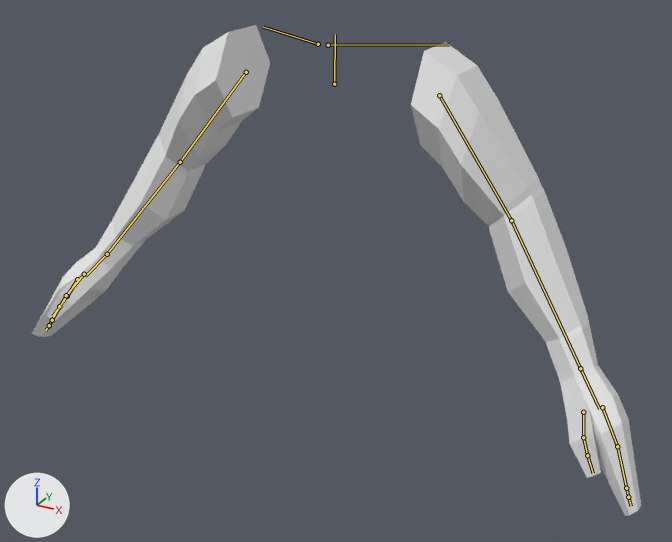
The glTF model Assets/Models/player/arm_rig_prop.glb as it was, and as the next commit left it.
Rendered twice from a camera (50 mm lens) standing at (1.47, -2.66, 1.67) and looking at (0.15, -0.26, 0.47). Every picture has the same lights, and +X, +Y and +Z are marked at lower left. The bones that bend it are drawn over the model as lines.

Names of what the first picture shows: 'arm_rig'.
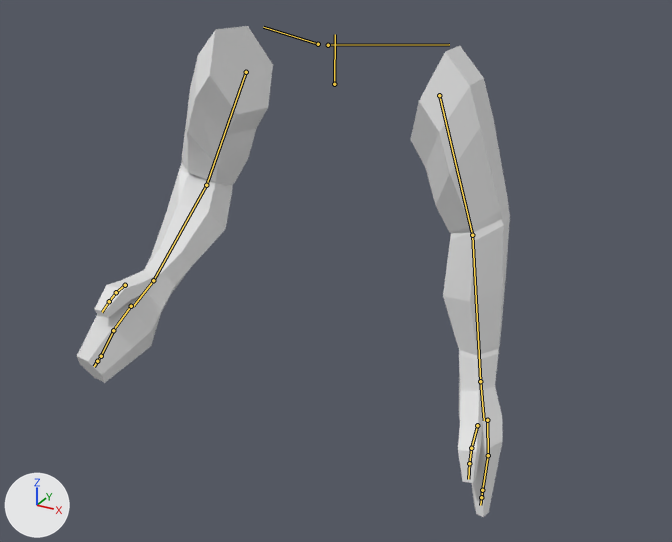
The newer file adds an action. The first version stands in its rest pose; the second is drawn at frame 15 of the action 'player_rig_walk'.

Where the change shows, as pixel boxes (x1, y1, x2, y2) in the pictures (672 x 542 px):
'arm_rig', posed (29% narrower)
    before: (32, 25, 641, 516)
    after: (77, 26, 510, 517)
bone 'upper_arm.L', root to tip
    before: (439, 95) to (511, 220)
    after: (439, 95) to (472, 235)
bone 'forearm.L', root to tip
    before: (511, 220) to (580, 368)
    after: (472, 235) to (480, 381)
bone 'hand.L', root to tip
    before: (580, 368) to (599, 409)
    after: (480, 381) to (484, 420)
bone 'upper_arm.R', root to tip
    before: (246, 72) to (180, 162)
    after: (246, 72) to (206, 185)
bone 'forearm.R', root to tip
    before: (180, 162) to (107, 254)
    after: (206, 185) to (153, 280)

Diff of the bpy script that builds the scene:
```diff
--- a/Assets/Models/player/arm_rig_prop.glb.py
+++ b/Assets/Models/player/arm_rig_prop.glb.py
@@ bone_upper_arm_l @@
 bone_upper_arm_l = bpy.data.objects['metarig'].pose.bones['upper_arm.L']  # child of 'shoulder.L'
-bone_upper_arm_l.rotation_quaternion = (1.0, 0.0, 0.0, 0.0)  # degrees (0, 0, 0)
+bone_upper_arm_l.rotation_quaternion = (0.985, -0.012, -0.079, -0.155)  # degrees (0, -9, -18)
@@ bone_forearm_l @@
 bone_forearm_l = bpy.data.objects['metarig'].pose.bones['forearm.L']  # child of 'upper_arm.L'
-bone_forearm_l.rotation_quaternion = (1.0, 0.0, 0.0, 0.0)  # degrees (0, 0, 0)
+bone_forearm_l.rotation_quaternion = (0.99, -0.092, -0.072, -0.082)  # degrees (-10, -9, -9)
@@ bone_hand_l @@
 bone_hand_l = bpy.data.objects['metarig'].pose.bones['hand.L']  # child of 'forearm.L'
-bone_hand_l.rotation_quaternion = (1.0, 0.0, 0.0, 0.0)  # degrees (0, 0, 0)
+bone_hand_l.rotation_quaternion = (1.0, 0.008, -0.005, -0.005)  # degrees (1, -1, -1)
@@ bone_upper_arm_r @@
 bone_upper_arm_r = bpy.data.objects['metarig'].pose.bones['upper_arm.R']  # child of 'shoulder.R'
-bone_upper_arm_r.rotation_quaternion = (1.0, 0.0, 0.0, 0.0)  # degrees (0, 0, 0)
+bone_upper_arm_r.rotation_quaternion = (0.985, -0.012, 0.079, 0.155)  # degrees (0, 9, 18)
@@ bone_forearm_r @@
 bone_forearm_r = bpy.data.objects['metarig'].pose.bones['forearm.R']  # child of 'upper_arm.R'
-bone_forearm_r.rotation_quaternion = (1.0, 0.0, 0.0, 0.0)  # degrees (0, 0, 0)
+bone_forearm_r.rotation_quaternion = (0.863, 0.404, 0.113, 0.281)  # degrees (50, -2, 35)
```
